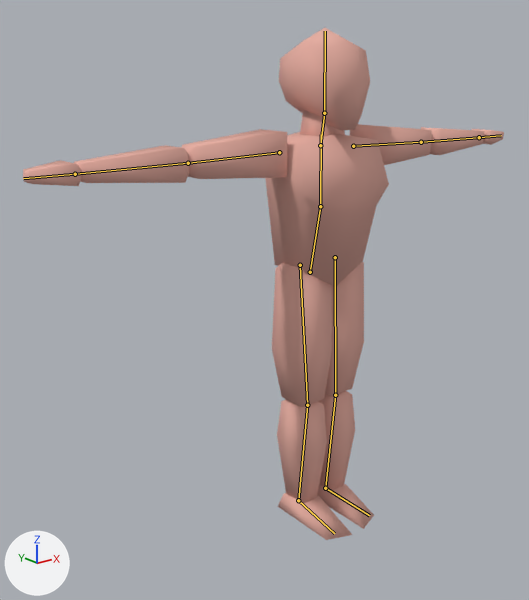
One commit to the Blender file Assets/Blender Source/Character.blend: the scene before it, then after it.
Both versions are drawn from a camera (50 mm lens) standing at (-1.86, -1.98, 1.75) and looking at (-0.2, 0.1, 0.92). Lighting does not change. The marker at lower left points along +X, +Y and +Z. The bones that bend it are drawn over the model as lines.

In view in the first picture: 'Player'.
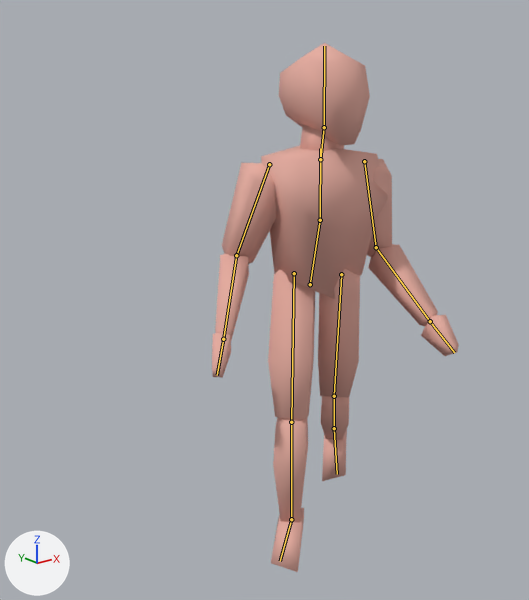
The newer file adds an action. The first version stands in its rest pose; the second is drawn at frame 30 of the action 'Movement-BL'.

Boxes (x1, y1, x2, y2) around the edits, measured in the pictures (529 x 600 px):
'Player', posed (49% narrower)
    before: (23, 28, 504, 540)
    after: (212, 43, 459, 572)
bone 'spine.down', root to tip
    before: (310, 272) to (320, 206)
    after: (310, 284) to (320, 220)
bone 'upper_arm.L', root to tip
    before: (353, 146) to (421, 142)
    after: (364, 161) to (376, 247)
bone 'forearm.L', root to tip
    before: (421, 142) to (479, 137)
    after: (376, 247) to (430, 321)
bone 'upper_arm.R', root to tip
    before: (279, 152) to (188, 163)
    after: (269, 164) to (236, 255)
bone 'forearm.R', root to tip
    before: (188, 163) to (75, 174)
    after: (236, 255) to (223, 339)
bone 'thigh.L', root to tip
    before: (335, 257) to (335, 395)
    after: (341, 274) to (334, 396)
bone 'shin.L', root to tip
    before: (335, 395) to (325, 488)
    after: (334, 396) to (334, 428)
bone 'foot.L', root to tip
    before: (325, 488) to (369, 515)
    after: (334, 428) to (337, 474)
bone 'thigh.R', root to tip
    before: (300, 265) to (307, 405)
    after: (294, 273) to (291, 422)
bone 'shin.R', root to tip
    before: (307, 405) to (298, 500)
    after: (291, 422) to (291, 519)

Diff of the bpy script that builds the scene:
```diff
--- a/Assets/Blender Source/Character.blend.py
+++ b/Assets/Blender Source/Character.blend.py
@@ bone_spine_down @@
 bone_spine_down = bpy.data.objects['metarig'].pose.bones['spine.down']
-bone_spine_down.location = (0.0, 0.0, 0.0)
+bone_spine_down.location = (0.0, -0.049, 0.009)
@@ bone_upper_arm_l @@
 bone_upper_arm_l = bpy.data.objects['metarig'].pose.bones['upper_arm.L']  # child of 'spine.up'
-bone_upper_arm_l.location = (0.0, 0.0, 0.0)
-bone_upper_arm_l.rotation_quaternion = (1.0, 0.0, 0.0, 0.0)  # degrees (0, 0, 0)
+bone_upper_arm_l.location = (-0.009, -0.016, 0.077)
+bone_upper_arm_l.rotation_quaternion = (0.776, 0.18, 0.287, -0.532)  # degrees (-2, 40, -70)
@@ bone_forearm_l @@
 bone_forearm_l = bpy.data.objects['metarig'].pose.bones['forearm.L']  # child of 'upper_arm.L'
-bone_forearm_l.location = (0.0, 0.0, 0.0)
-bone_forearm_l.rotation_quaternion = (1.0, 0.0, 0.0, 0.0)  # degrees (0, 0, 0)
+bone_forearm_l.location = (0.005, -0.039, 0.033)
+bone_forearm_l.rotation_quaternion = (0.796, 0.54, -0.271, -0.05)  # degrees (73, -22, -24)
@@ bone_upper_arm_r @@
 bone_upper_arm_r = bpy.data.objects['metarig'].pose.bones['upper_arm.R']  # child of 'spine.up'
-bone_upper_arm_r.location = (0.0, 0.0, 0.0)
-bone_upper_arm_r.rotation_quaternion = (1.0, 0.0, 0.0, 0.0)  # degrees (0, 0, 0)
+bone_upper_arm_r.location = (-0.009, -0.019, -0.076)
+bone_upper_arm_r.rotation_quaternion = (0.755, -0.145, -0.022, 0.639)  # degrees (-14, 9, 79)
@@ bone_forearm_r @@
 bone_forearm_r = bpy.data.objects['metarig'].pose.bones['forearm.R']  # child of 'upper_arm.R'
-bone_forearm_r.location = (0.0, 0.0, 0.0)
-bone_forearm_r.rotation_quaternion = (1.0, 0.0, 0.0, 0.0)  # degrees (0, 0, 0)
+bone_forearm_r.location = (-0.005, -0.039, 0.033)
+bone_forearm_r.rotation_quaternion = (0.796, 0.54, 0.271, 0.05)  # degrees (73, 22, 24)
@@ bone_thigh_l @@
 bone_thigh_l = bpy.data.objects['metarig'].pose.bones['thigh.L']  # child of 'spine.down'
-bone_thigh_l.location = (0.0, 0.0, 0.0)
-bone_thigh_l.rotation_quaternion = (1.0, 0.0, 0.0, 0.0)  # degrees (0, 0, 0)
+bone_thigh_l.location = (-0.026, 0.005, -0.063)
+bone_thigh_l.rotation_quaternion = (0.915, 0.13, 0.382, -0.022)  # degrees (18, 45, 5)
@@ bone_shin_l @@
 bone_shin_l = bpy.data.objects['metarig'].pose.bones['shin.L']  # child of 'thigh.L'
-bone_shin_l.rotation_quaternion = (1.0, 0.0, 0.0, 0.0)  # degrees (0, 0, 0)
+bone_shin_l.rotation_quaternion = (0.976, 0.216, 0.0, 0.0)  # degrees (25, 0, 0)
@@ bone_foot_l @@
 bone_foot_l = bpy.data.objects['metarig'].pose.bones['foot.L']  # child of 'shin.L'
-bone_foot_l.rotation_quaternion = (1.0, 0.0, 0.0, 0.0)  # degrees (0, 0, 0)
+bone_foot_l.rotation_quaternion = (0.991, -0.13, -0.011, -0.002)  # degrees (-15, -1, 0)
@@ bone_thigh_r @@
 bone_thigh_r = bpy.data.objects['metarig'].pose.bones['thigh.R']  # child of 'spine.down'
-bone_thigh_r.location = (0.0, 0.0, 0.0)
-bone_thigh_r.rotation_quaternion = (1.0, 0.0, 0.0, 0.0)  # degrees (0, 0, 0)
+bone_thigh_r.location = (0.026, -0.004, 0.063)
+bone_thigh_r.rotation_quaternion = (0.908, -0.17, 0.371, 0.094)  # degrees (-20, 45, 4)
@@ bone_shin_r @@
 bone_shin_r = bpy.data.objects['metarig'].pose.bones['shin.R']  # child of 'thigh.R'
-bone_shin_r.rotation_quaternion = (1.0, 0.0, 0.0, 0.0)  # degrees (0, 0, 0)
+bone_shin_r.rotation_quaternion = (0.985, 0.174, 0.0, 0.0)  # degrees (20, 0, 0)
```
